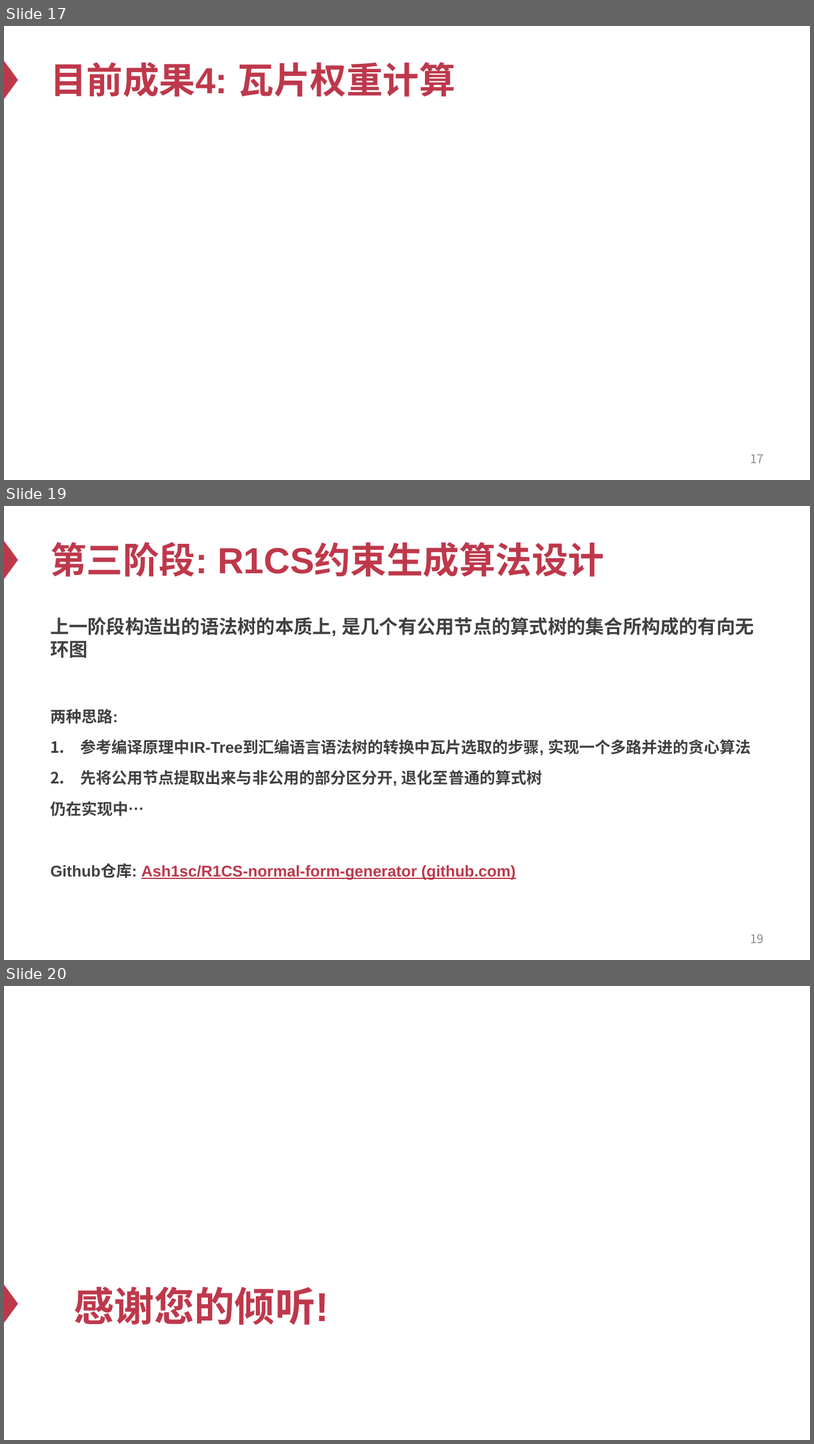
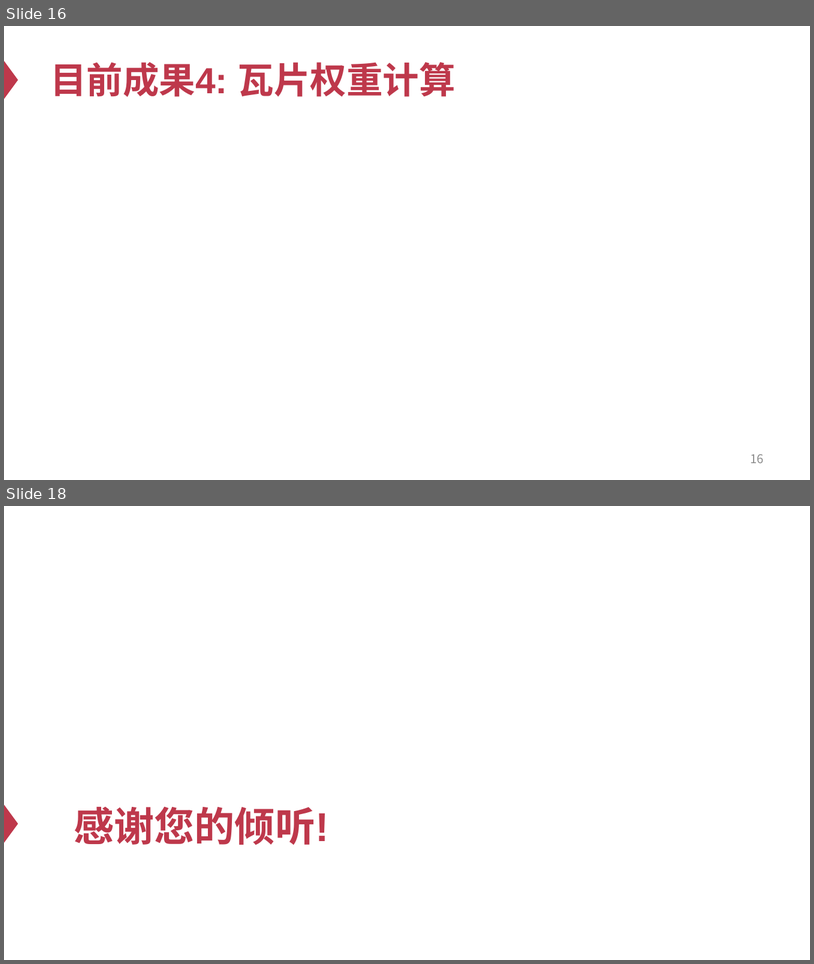
Before and after one commit to Ash1sc/R1CS-normal-form-generator, a slide deck: meeting_docs/中期答辩/中期答辩PPT.pptx. Shown one above the other, each under a label of ours: slides 17, 19 and 20 before the commit, slides 16 and 18 after it; the slides between them are not shown. The pictures are 814x1444 and 814x964 pixels, drawn with LibreOffice and Linux fonts; fonts in the diff are those of the drawing; grey boxes stand for pictures. Boxes give left, top, right and bottom in pixels: in the first picture for what was removed or moved away, otherwise in the second. Text is boxed around its words. In the diff, an @@ line names an element or a change of style, - is before the commit and + after.

```diff
--- a/meeting_docs/中期答辩/中期答辩PPT.pptx
+++ b/meeting_docs/中期答辩/中期答辩PPT.pptx
@@ slide 19 removed at [4, 506, 810, 960], background #FFFFFF; not listed: 1 template element that a slide beside it also shows @@
@@ title removed at [50, 542, 605, 577] @@
-第三阶段: R1CS约束生成算法设计
@@ text removed at [50, 617, 754, 880] @@
-上一阶段构造出的语法树的本质上, 是几个有公用节点的算式树的集合所构成的有向无环图
-两种思路:
-1. 参考编译原理中IR-Tree到汇编语言语法树的转换中瓦片选取的步骤, 实现一个多路并进的贪心算法
-2. 先将公用节点提取出来与非公用的部分区分开, 退化至普通的算式树
-仍在实现中…
-Github仓库: Ash1sc/R1CS-normal-form-generator (github.com)
@@ page number removed at [750, 934, 764, 943] @@
-19
@@ what was slide 17 is now slide 16 @@
@@ page number at [750, 454, 764, 463]: text changed @@
-17
+16
@@ what was slide 20 is now slide 18 @@
```
Also in this commit, not shown: 3 slides changed, 1 other slide removed, 1 other file.
